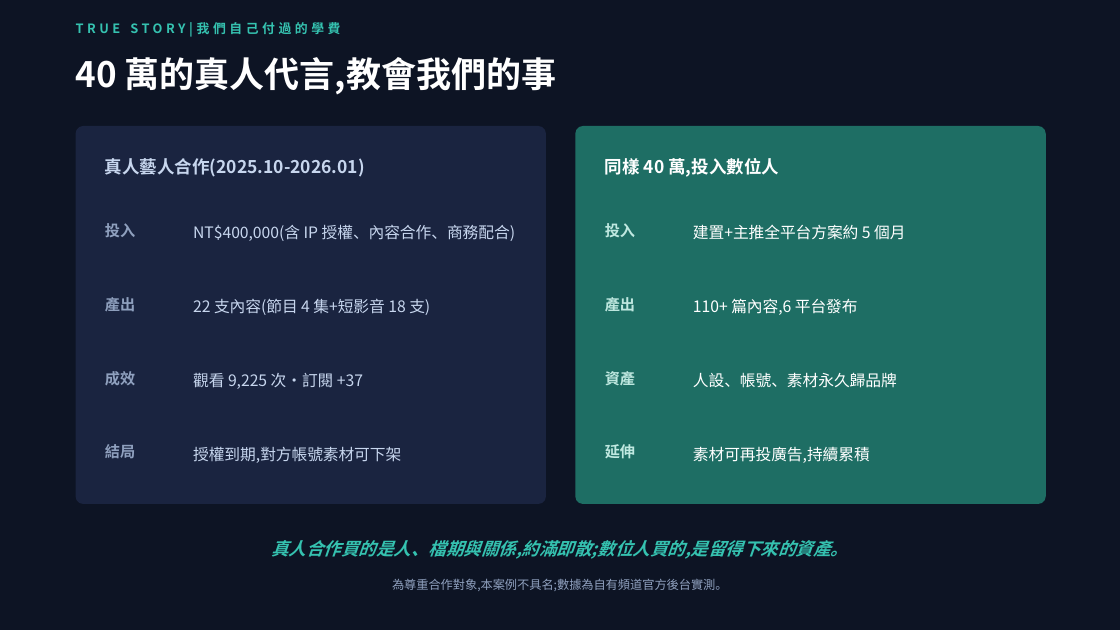
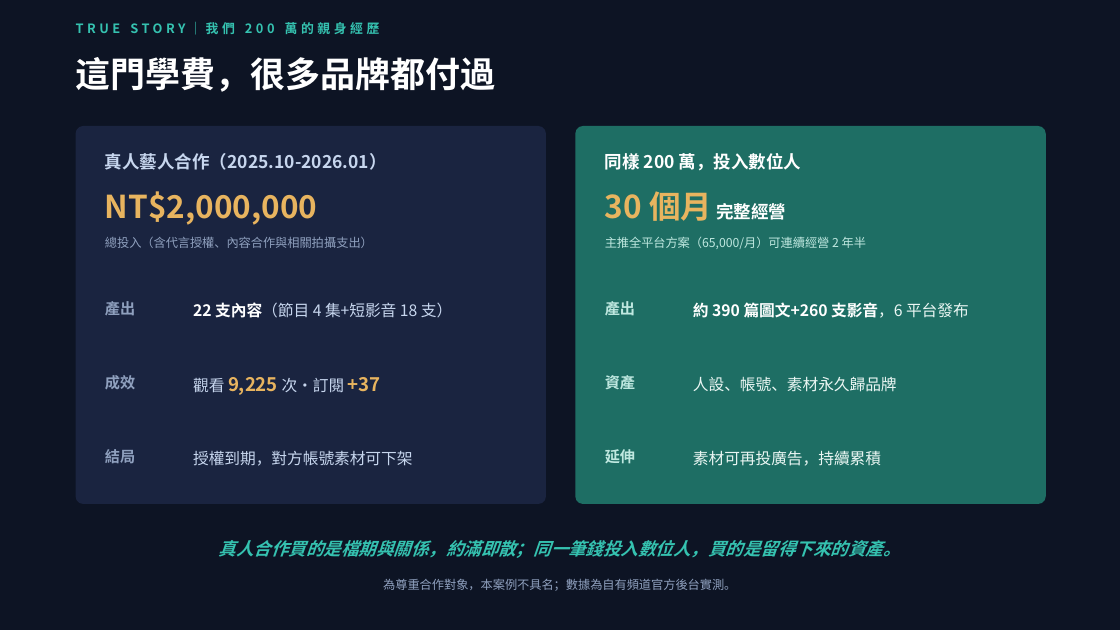
Before and after one commit to pennyhuang-oss/Virtual_KOL_Studio, a slide deck: slide 5 of business/數位人KOL-對外提案簡報.pptx. Drawn at 1120x630 pixels with LibreOffice and Linux fonts; fonts in the diff are those of the drawing. Boxes give left, top, right and bottom in pixels: in the first picture for what was removed or moved away, otherwise in the second. Text is boxed around its words. In the diff, an @@ line names an element or a change of style, - is before the commit and + after.

```diff
--- a/business/數位人KOL-對外提案簡報.pptx
+++ b/business/數位人KOL-對外提案簡報.pptx
@@ text at (76, 22, 380, 35): text changed @@
-TRUE STORY|我們自己付過的學費
+TRUE STORY｜我們 200 萬的親身經歷
@@ text at (76, 57, 496, 92): text changed @@
-40 萬的真人代言,教會我們的事
+這門學費，很多品牌都付過
@@ text at (105, 153, 387, 170): text changed @@
-真人藝人合作(2025.10-2026.01)
+真人藝人合作（2025.10-2026.01）
@@ text at (605, 153, 801, 171): text changed @@
-同樣 40 萬,投入數位人
+同樣 200 萬，投入數位人
@@ text added at (105, 191, 318, 225), 27 pt, text #E8B45F, bold @@
+NT$2,000,000
@@ text added at (605, 191, 786, 221), 27 pt, text #E8B45F, bold @@
+30 個月 完整經營
@@ text at (105, 237, 373, 248): text changed; size 13.5 to 10.5 pt; text colour #C7D6EE to #8FA0BE @@
-NT$400,000(含 IP 授權、內容合作、商務配合)
+總投入（含代言授權、內容合作與相關拍攝支出）
@@ text removed at (105, 223, 135, 237) @@
-投入
@@ text at (605, 236, 866, 249): text changed; size 13.5 to 10.5 pt; text colour #FFFFFF to #BFE8E0 @@
-建置+主推全平台方案約 5 個月
+主推全平台方案（65,000/月）可連續經營 2 年半
@@ text removed at (605, 223, 635, 237) @@
-投入
@@ text at (193, 302, 452, 318): text changed @@
-22 支內容(節目 4 集+短影音 18 支)
+22 支內容（節目 4 集+短影音 18 支）
@@ text at (693, 302, 969, 318): text changed; bold on @@
-110+ 篇內容,6 平台發布
+約 390 篇圖文+260 支影音，6 平台發布
@@ text "觀看 9,225 次・訂閱 +37" at (193, 377, 381, 395): size 13.5 to 16 pt, text colour #C7D6EE to #E8B45F, bold on in "9,225 +37" @@
@@ text "人設、帳號、素材永久歸品牌" at (693, 376, 897, 392): text colour #FFFFFF to #EAF6F3 @@
@@ 6 texts: place and size @@
-6 texts at (105, 297, 635, 458)
+6 texts at (105, 301, 635, 463)
@@ text at (193, 451, 413, 466): text changed @@
-授權到期,對方帳號素材可下架
+授權到期，對方帳號素材可下架
@@ text at (693, 450, 881, 466): text changed; text colour #FFFFFF to #EAF6F3 @@
-素材可再投廣告,持續累積
+素材可再投廣告，持續累積
@@ text at (219, 540, 901, 558): text changed @@
-真人合作買的是人、檔期與關係,約滿即散;數位人買的,是留得下來的資產。
+真人合作買的是檔期與關係，約滿即散；同一筆錢投入數位人，買的是留得下來的資產。
@@ text at (383, 579, 736, 591): text changed @@
-為尊重合作對象,本案例不具名;數據為自有頻道官方後台實測。
+為尊重合作對象，本案例不具名；數據為自有頻道官方後台實測。
```
Also in this commit, not shown: 10 other slides changed, 5 slides added, 5 slides removed, 2 other files.
